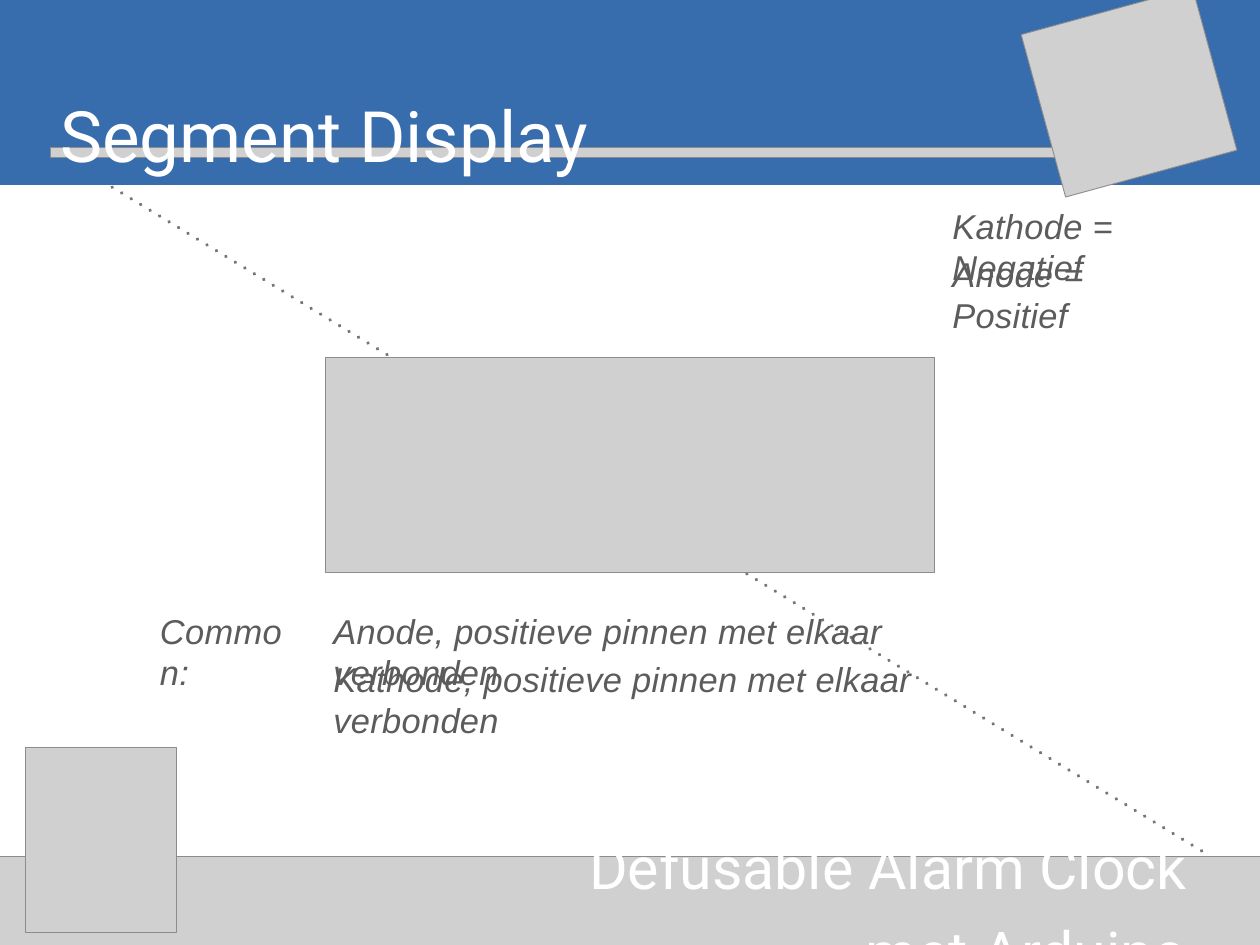
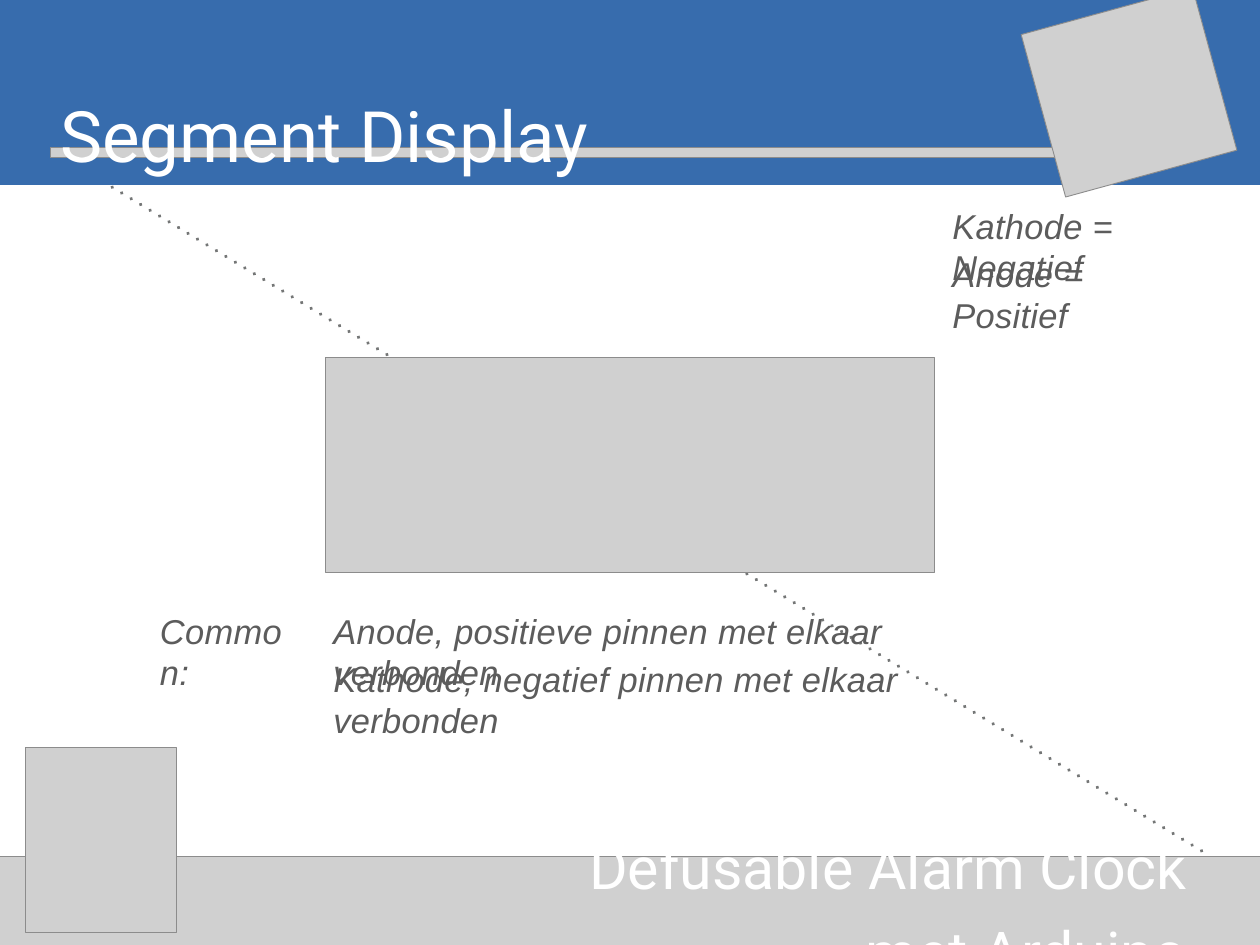
Before and after one commit to AJMartel/defusable_arduino_shield, a slide deck: slide 14 of Presentations/Defusable Alarm Clock Presentation i&i 2017 1.0.pptx (slide 13 before the commit). Drawn at 1260x945 pixels with LibreOffice and Linux fonts; fonts in the diff are those of the drawing; grey boxes stand for pictures. Boxes give left, top, right and bottom in pixels: in the first picture for what was removed or moved away, otherwise in the second. Text is boxed around its words. In the diff, an @@ line names an element or a change of style, - is before the commit and + after.

```diff
--- a/Presentations/Defusable Alarm Clock Presentation i&i 2017 1.0.pptx
+++ b/Presentations/Defusable Alarm Clock Presentation i&i 2017 1.0.pptx
@@ text at bbox=[333, 664, 897, 734]: text changed @@
-Kathode, positieve pinnen met elkaar verbonden
+Kathode, negatief pinnen met elkaar verbonden
```
Also in this commit, not shown: 2 other slides changed, 1 slide added, 2 other files.
